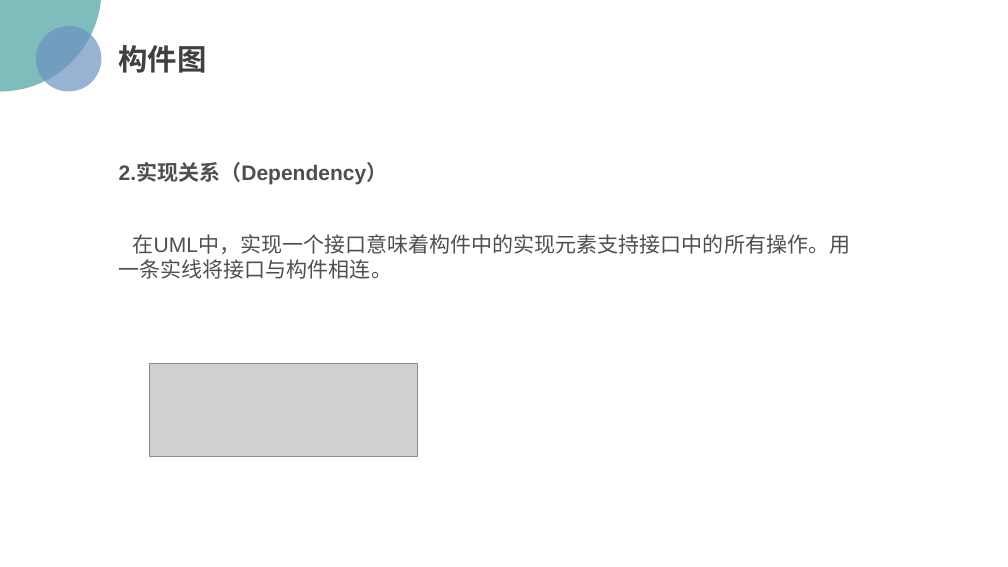
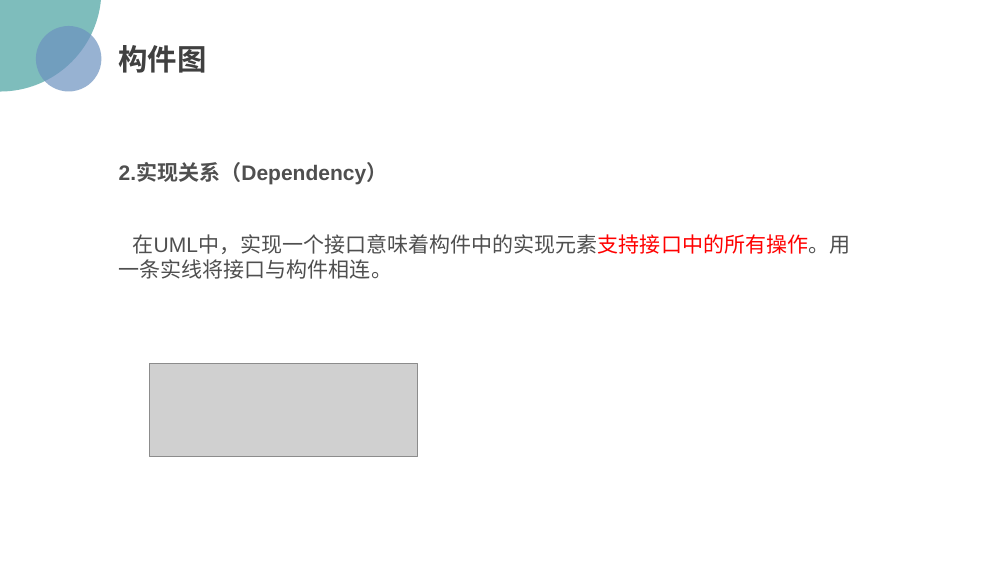
Before and after one commit to PRD2018/PRD2018-G15, a slide deck: slide 29 of 受控文档/02-其他任务/[PRD-15]UML基础III.pptx. Drawn at 1008x567 pixels with LibreOffice and Linux fonts; fonts in the diff are those of the drawing; grey boxes stand for pictures; background and template pictures are left out. Boxes give left, top, right and bottom in pixels: in the first picture for what was removed or moved away, otherwise in the second. Text is boxed around its words. In the diff, an @@ line names an element or a change of style, - is before the commit and + after.

```diff
--- a/受控文档/02-其他任务/[PRD-15]UML基础III.pptx
+++ b/受控文档/02-其他任务/[PRD-15]UML基础III.pptx
@@ text "在UML中，实现一个接口意味着构件中的实现元素支持接口中的所有操作。用一条实线将接口与构件相连。" at (119,234,851,279): text colour #4F4F4F to #FF0000 in "在UML中，实现一个接口意味着构件中的实现元素支持接口中的所有操作。用一条实线将接口与构件相连。" @@
```
Also in this commit, not shown: 12 other slides changed.
